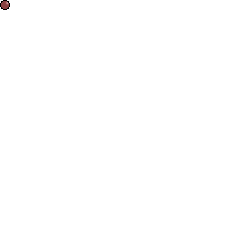
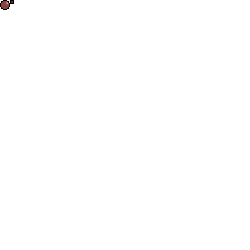
Comparing the layer stacks of the two w=250, h=250 images. Changes:
painted on "sprite_sheet.png" over 10, 0, 14, 4
